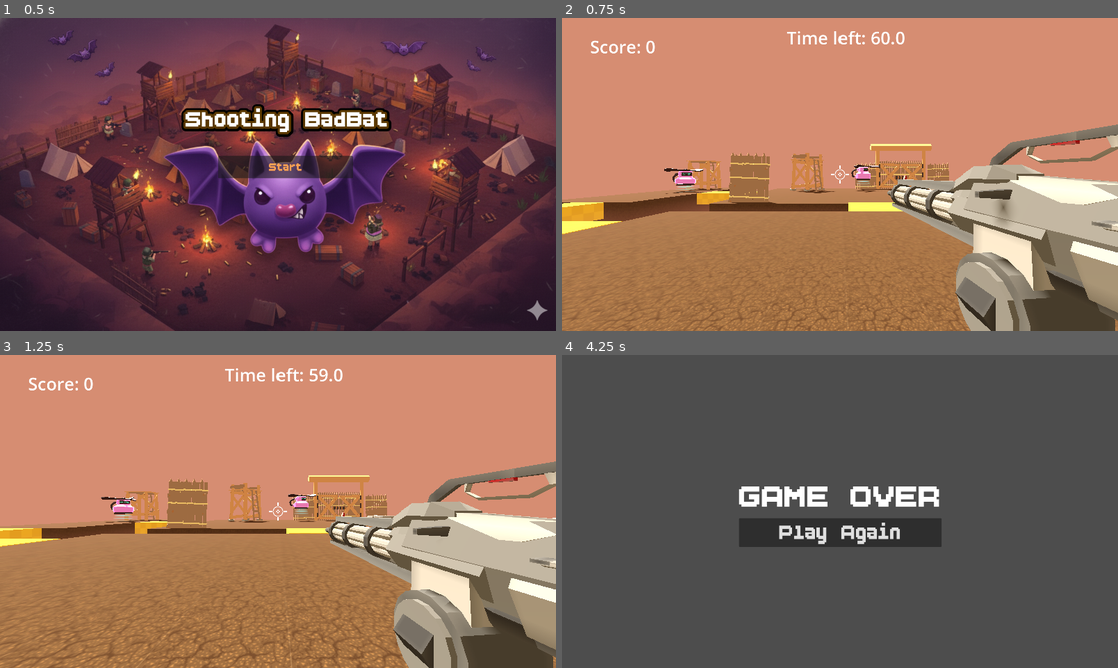
Above: before the commit, frames 1-4 (two rows, left to right).
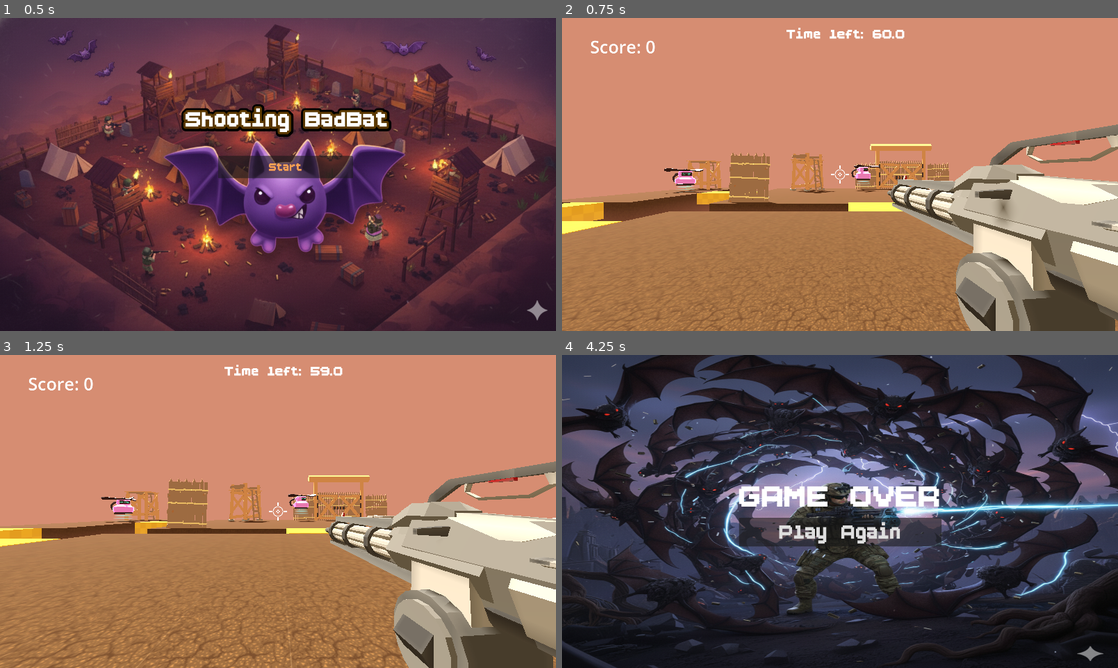
Above: after the commit, the same moments.

Repository: tanyapornsenanorit-code/3Dproject-test
Game: Godot game, scene res://menu/start_menu.tscn
Two runs of this game, one before a commit and one after it. Both use one fixed random seed, a clock stepped at 60 frames per second and the inputs below.
Inputs (mouse positions are in pixels of both pictures, inside the frame that each line leads up to):
- Up to frame 1 (0.5 s): no input
- Up to frame 2 (0.75 s): click "Start" at 0.5 s
- Up to frame 3 (1.25 s): no input
- Up to frame 4 (4.25 s): move the mouse to (867, 511) at 1.27 s; press the mouse at (867, 511) at 1.28 s; hold W (move_forward) from 1.28 s (still down); tap Space (jump) at 1.52, 2.27, 3.77 s; move the mouse to (812, 511) at 2.02 s; release the mouse at (812, 511) at 2.03 s; click (812, 511) at 2.1 s; move the mouse to (851, 505) at 2.77 s; press the mouse at (851, 505) at 2.78 s; move the mouse to (834, 517) at 3.52 s; release the mouse at (834, 517) at 3.53 s; click (834, 517) at 3.6 s

Frame 1 is identical in both runs. In frame 2, 0.5% of the frame differs, in the area x 40-62%, y 3-9%; in frame 3, 0.5%; in frame 4, 86%, in the area x 0-100%, y 0-100%.

Commit message:
UI update 2

Diff:
--- a/GameOver.tscn
+++ b/GameOver.tscn
@@ -1,7 +1,8 @@
-[gd_scene load_steps=3 format=3 uid="uid://dm1rvyd38xs0q"]
+[gd_scene load_steps=4 format=3 uid="uid://dm1rvyd38xs0q"]
 
 [ext_resource type="Script" uid="uid://rr8bfb4h08kp" path="res://GameOver.gd" id="1_40baj"]
 [ext_resource type="FontFile" uid="uid://baah6s0t372bb" path="res://asset/BoldPixels.ttf" id="2_a1htc"]
+[ext_resource type="Texture2D" uid="uid://dykp6qg5mawsl" path="res://Gemini_Generated_Image_48r5qs48r5qs48r5.png" id="2_eksk4"]
 
 [node name="GameOver" type="Control"]
 layout_mode = 3
@@ -12,10 +13,17 @@
 grow_vertical = 2
 script = ExtResource("1_40baj")
 
+[node name="TextureRect" type="TextureRect" parent="."]
+layout_mode = 0
+offset_right = 1930.0
+offset_bottom = 1090.0
+texture = ExtResource("2_eksk4")
+
 [node name="CenterContainer" type="CenterContainer" parent="."]
 layout_mode = 0
+offset_top = -1.0
 offset_right = 1923.0
-offset_bottom = 1082.0
+offset_bottom = 1081.0
 
 [node name="VBoxContainer" type="VBoxContainer" parent="CenterContainer"]
 layout_mode = 2
--- a/lessons_reference/challenges/time_left.tscn
+++ b/lessons_reference/challenges/time_left.tscn
@@ -1,9 +1,10 @@
-[gd_scene load_steps=3 format=3 uid="uid://bp174uwgvqqr7"]
+[gd_scene load_steps=4 format=3 uid="uid://bp174uwgvqqr7"]
 
 [ext_resource type="Script" uid="uid://fcnmp3d7jon1" path="res://lessons_reference/challenges/time_left.gd" id="1_31pkx"]
+[ext_resource type="FontFile" uid="uid://baah6s0t372bb" path="res://asset/BoldPixels.ttf" id="1_djent"]
 
 [sub_resource type="LabelSettings" id="LabelSettings_6iwf4"]
-font_size = 40
+font_size = 48
 
 [node name="TimeLeftLabel" type="Label"]
 anchors_preset = 15
@@ -12,6 +13,7 @@
 offset_top = 19.0
 grow_horizontal = 2
 grow_vertical = 2
+theme_override_fonts/font = ExtResource("1_djent")
 theme_override_font_sizes/font_size = 60
 text = "Time: 60"
 horizontal_alignment = 1
@@ -43,12 +45,14 @@
 anchor_top = 0.5
 anchor_right = 0.5
 anchor_bottom = 0.5
-offset_left = -352.0
-offset_top = -156.5
-offset_right = 352.0
-offset_bottom = 156.5
+offset_left = -245.0
+offset_top = -30.0
+offset_right = 240.0
+offset_bottom = 33.0
 grow_horizontal = 2
 grow_vertical = 2
+theme_override_fonts/font = ExtResource("1_djent")
+theme_override_font_sizes/font_size = 20
 text = "Congratulations, you won!"
 label_settings = SubResource("LabelSettings_6iwf4")
 horizontal_alignment = 1
--- a/lessons_reference/video_7/player/player.tscn
+++ b/lessons_reference/video_7/player/player.tscn
@@ -7,7 +7,7 @@
 radius = 0.338193
 height = 1.5
 
-[node name="Player" type="CharacterBody3D"]
+[node name="Player2" type="CharacterBody3D"]
 collision_layer = 2
 script = ExtResource("1_27n23")
 
Binary file added: Gemini_Generated_Image_48r5qs48r5qs48r5.png
Not shown, added: Gemini_Generated_Image_48r5qs48r5qs48r5.png.import
Binary file added: level/Gemini_Generated_Image_48r5qs48r5qs48r5.png
Not shown, added: level/Gemini_Generated_Image_48r5qs48r5qs48r5.png.import
